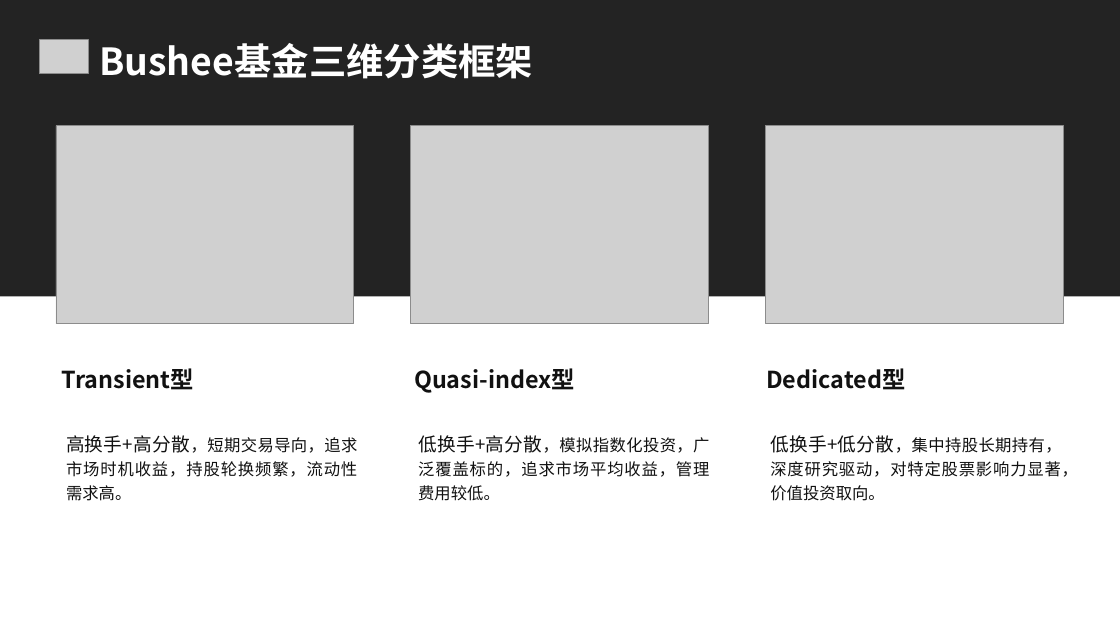
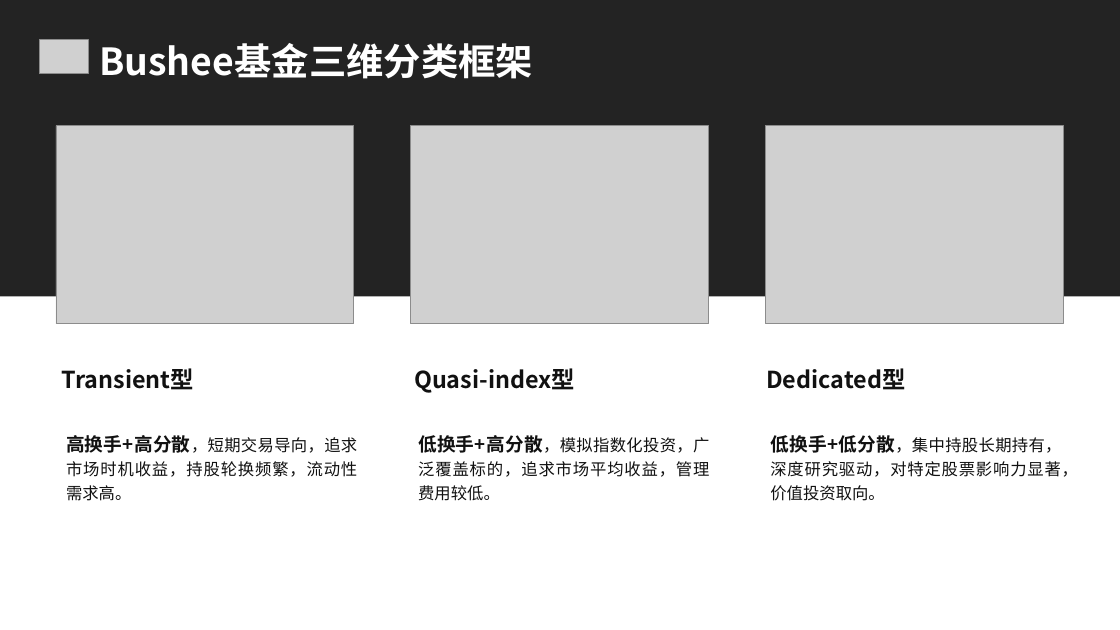
Before and after one commit to OldRed-ma/Class-Test, a slide deck: slide 7 of Bushee/Bushee基金分类与股票持仓结构分析.pptx. Drawn at 1120x630 pixels with LibreOffice and Linux fonts; fonts in the diff are those of the drawing; grey boxes stand for pictures. Boxes give left, top, right and bottom in pixels: in the first picture for what was removed or moved away, otherwise in the second. Text is boxed around its words. In the diff, an @@ line names an element or a change of style, - is before the commit and + after.

```diff
--- a/Bushee/Bushee基金分类与股票持仓结构分析.pptx
+++ b/Bushee/Bushee基金分类与股票持仓结构分析.pptx
@@ text "高换手+高分散，短期交易导向，追求市场时机收益，持股轮换频繁，流动性需求高。" at (x1=66, y1=435, x2=357, y2=501): bold on in "高换手+高分散，短期交易导向，追求市场时机收益，持股轮换频繁，流动性需求高。" @@
@@ text "低换手+高分散，模拟指数化投资，广泛覆盖标的，追求市场平均收益，管理费用较低。" at (x1=418, y1=435, x2=709, y2=501): bold on in "低换手+高分散，模拟指数化投资，广泛覆盖标的，追求市场平均收益，管理费用较低。" @@
@@ text "低换手+低分散，集中持股长期持有，深度研究驱动，对特定股票影响力显著，价值投资取向。" at (x1=770, y1=435, x2=1078, y2=501): bold on in "低换手+低分散，集中持股长期持有，深度研究驱动，对特定股票影响力显著，价值投资取向。" @@
```
Also in this commit, not shown: 8 other slides changed.
